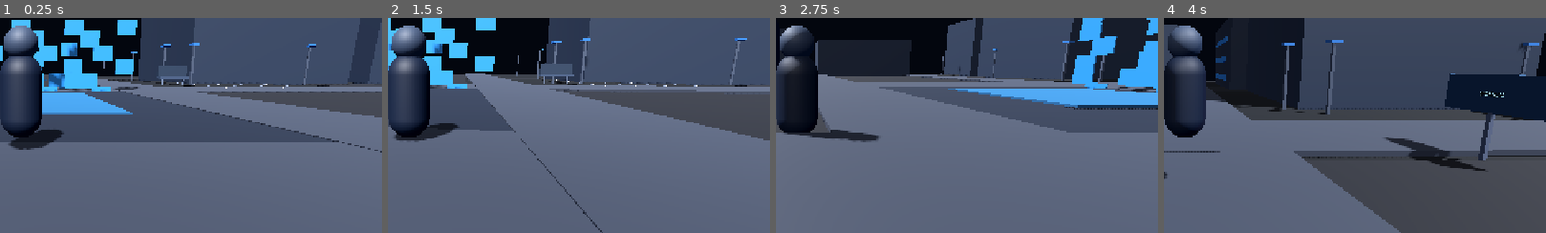
Above: before the commit, frames 1-4 (left to right).
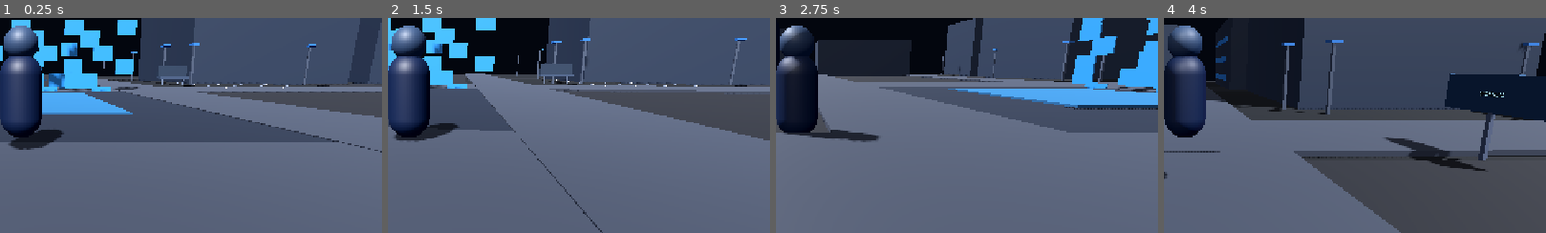
Above: after the commit, the same moments.

Repository: Bqsqwadtechnologies/Bq-sqwad-game-
Game: Godot game, scene res://scenes/main.tscn
Same seed, same stepped clock (60 frames per second), same inputs: the game is played once before the commit and once after it.
Inputs:
- Up to frame 1 (0.25 s): no input
- Up to frame 2 (1.5 s): tap Enter at 0.5 s; hold D (move_right) 0.53-1.28 s; tap Q (ability_primary) at 0.6 s; tap Space (jump) at 0.77 s; hold S (move_back) from 1.28 s (still down); tap R (ability_secondary) at 1.35 s
- Up to frame 3 (2.75 s): tap Space (jump) at 1.52 s; release S (move_back) at 2.03 s; hold D (move_right) from 2.03 s (still down); tap F (attack) at 2.1 s
- Up to frame 4 (4 s): release D (move_right) at 2.78 s; hold W (move_forward) 2.78-3.53 s; tap E (interact) at 2.85 s; tap Space (jump) at 3.02, 3.77 s; hold A (move_left) from 3.53 s (still down); tap Q (ability_primary) at 3.6 s
The pictures show only the part of the screen within x 47-97%, y 27-77%; the shares and areas given below are measured in that part.

The runs differ from the first frame. In frame 1, 0.1% of the frame differs, in the area x 3-6%, y 6-25%; in frame 2, 0.1%; in frame 3, less than 0.1%; in frame 4, less than 0.1%.

Commit message:
Connect character presentation to player

Diff:
--- a/scenes/player.tscn
+++ b/scenes/player.tscn
@@ -1,9 +1,10 @@
-[gd_scene load_steps=10 format=3]
+[gd_scene load_steps=11 format=3]
 
 [ext_resource type="Script" path="res://scripts/player.gd" id="1_player"]
 [ext_resource type="Script" path="res://scripts/combat_system.gd" id="2_combat"]
 [ext_resource type="Script" path="res://scripts/character_system.gd" id="3_character"]
 [ext_resource type="Script" path="res://scripts/ability_system.gd" id="4_ability"]
+[ext_resource type="Script" path="res://scripts/character_presentation.gd" id="5_presentation"]
 
 [sub_resource type="CapsuleShape3D" id="CapsuleShape_player"]
 radius = 0.45
@@ -45,6 +46,9 @@
 [node name="CharacterSystem" type="Node" parent="."]
 script = ExtResource("3_character")
 
+[node name="CharacterPresentation" type="Node" parent="."]
+script = ExtResource("5_presentation")
+
 [node name="CombatSystem" type="Node" parent="."]
 script = ExtResource("2_combat")
 
